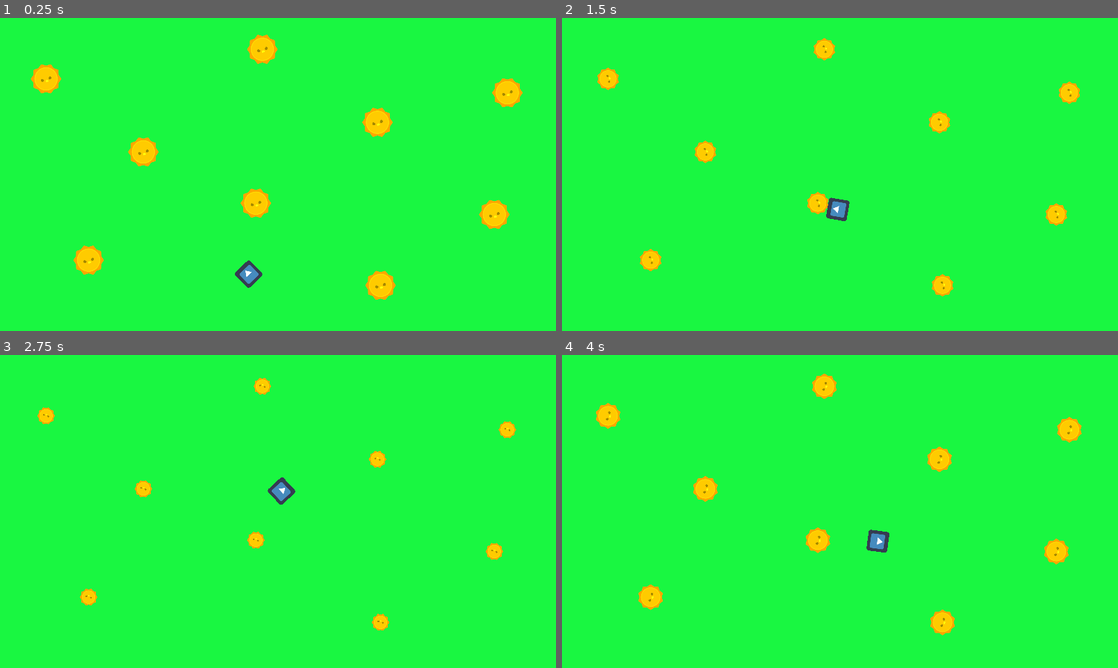
Above: before the commit, frames 1-4 (two rows, left to right).
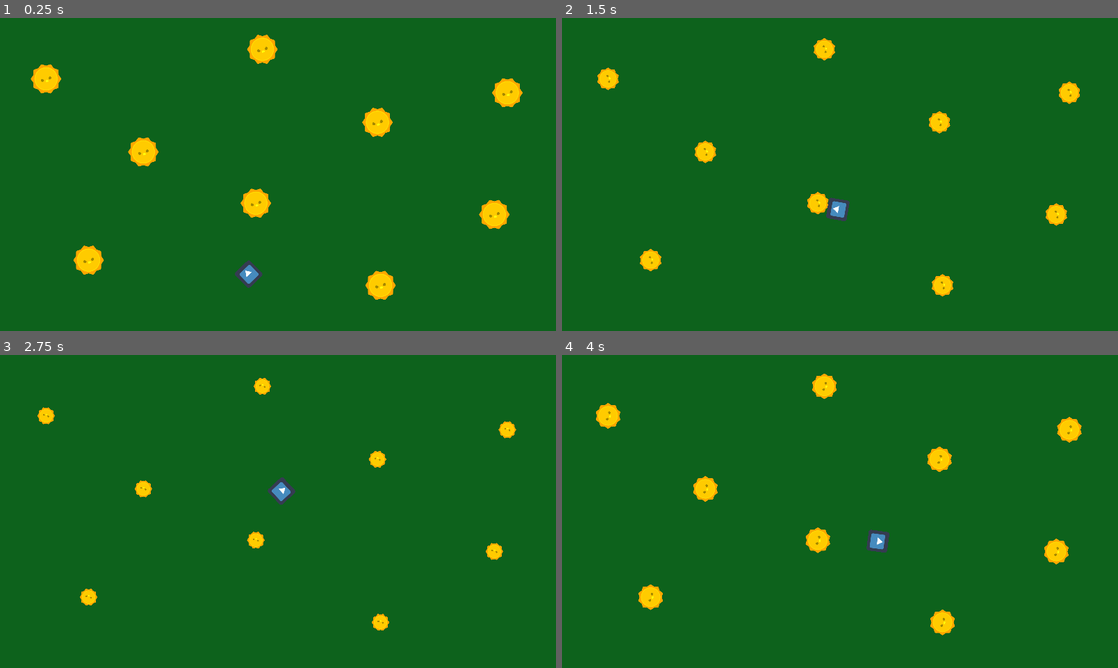
Above: after the commit, the same moments.

Repository: Szczocik/Pollinations_bee
Game: Godot game, scene res://World.tscn
Same seed, same stepped clock (60 frames per second), same inputs: the game is played once before the commit and once after it. The engine's default icon, where the game draws it, is replaced by a stand-in: a white triangle on a blue panel in a dark square.
Inputs (mouse positions are in pixels of both pictures, inside the frame that each line leads up to):
- Up to frame 1 (0.25 s): no input
- Up to frame 2 (1.5 s): move the mouse to (962, 158) at 0.52 s; move the mouse to (728, 190) at 1.27 s
- Up to frame 3 (2.75 s): move the mouse to (333, 442) at 2.02 s
- Up to frame 4 (4 s): move the mouse to (812, 574) at 2.77 s; move the mouse to (1006, 558) at 3.52 s

The runs differ from the first frame. In frame 1, 97% of the frame differs, in the area x 0-100%, y 0-100%; in frame 2, 98%; in frame 3, 99%; in frame 4, 97%.

Commit message:
player move speed

Diff:
--- a/World.tscn
+++ b/World.tscn
@@ -16,7 +16,7 @@
 [node name="ColorRect" type="ColorRect" parent="."]
 margin_right = 1280.0
 margin_bottom = 720.0
-color = Color( 0.101961, 0.972549, 0.258824, 1 )
+color = Color( 0.054902, 0.388235, 0.113725, 1 )
 
 [node name="Walls" type="Node" parent="."]
 
--- /dev/null
+++ b/default_bus_layout.tres
@@ -0,0 +1,9 @@
+[gd_resource type="AudioBusLayout" format=2]
+
+[resource]
+bus/1/name = "New Bus"
+bus/1/solo = false
+bus/1/mute = false
+bus/1/bypass_fx = false
+bus/1/volume_db = 0.0
+bus/1/send = "Master"
